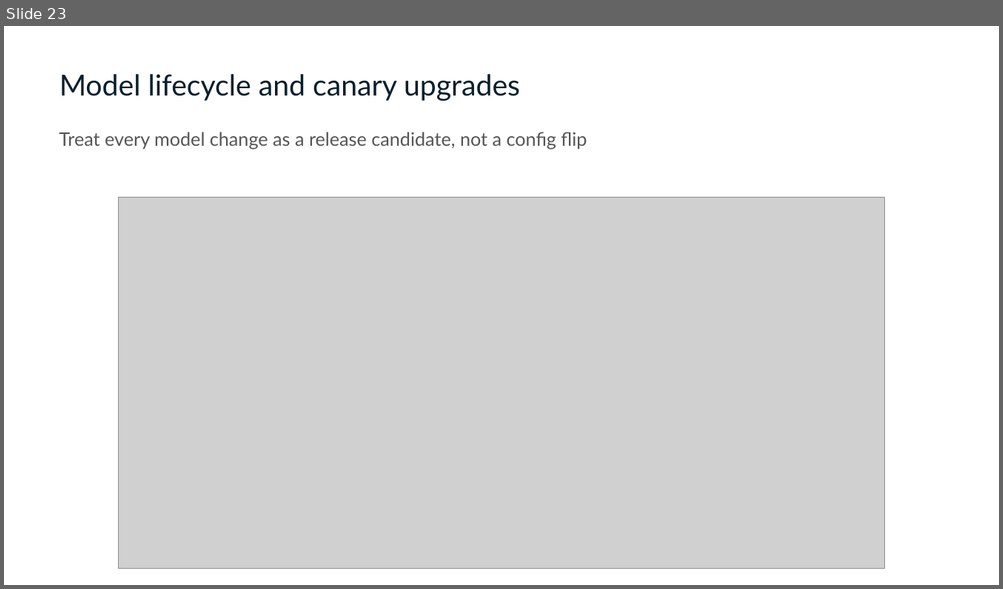
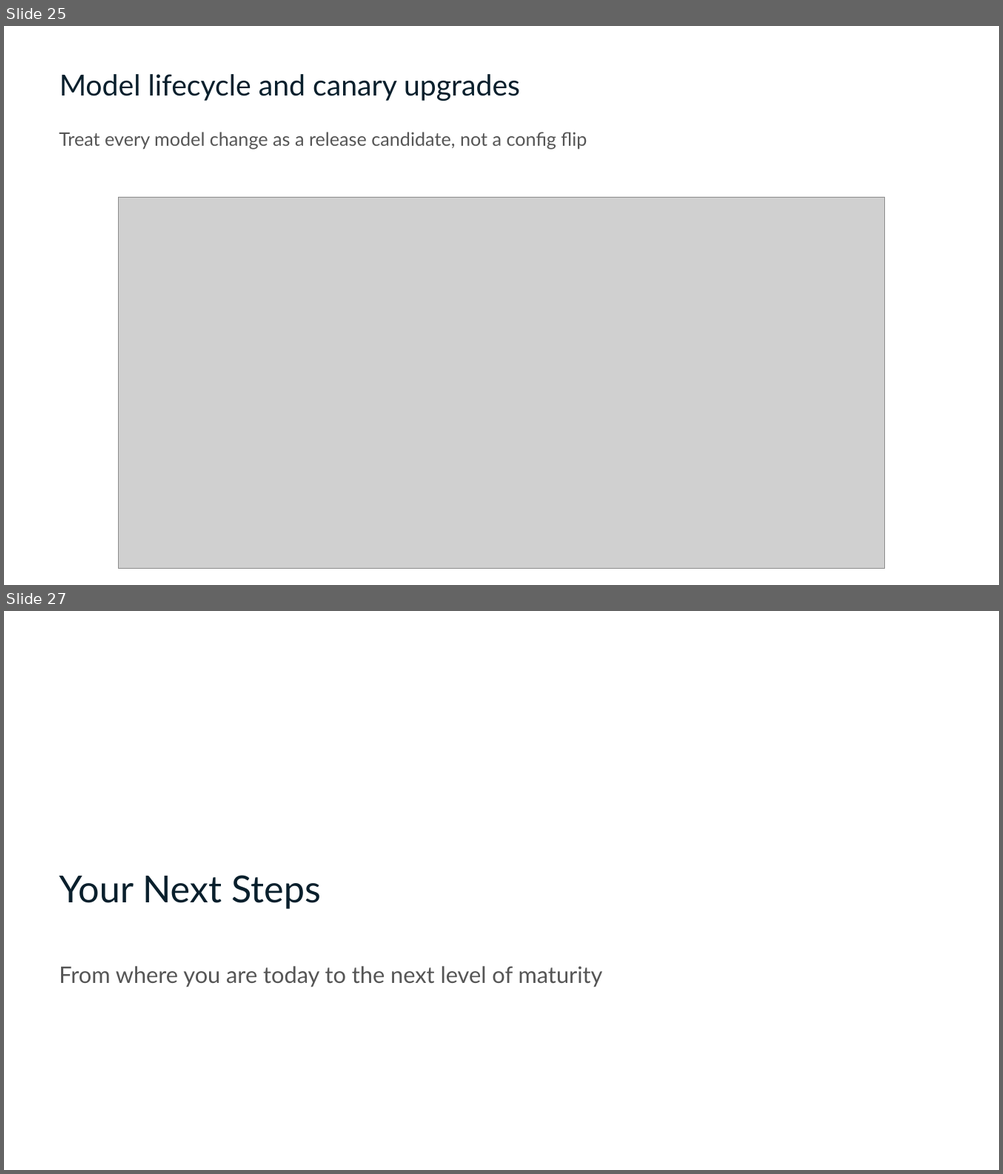
Before and after one commit to Azure/agentops-workshop, a slide deck: short/slides.pptx. Shown one above the other, each under a label of ours: slide 23 before the commit, slides 25 and 27 after it; the slides between them are not shown. The pictures are 1003x589 and 1003x1174 pixels, drawn with LibreOffice and Linux fonts; fonts in the diff are those of the drawing; grey boxes stand for pictures. Boxes give left, top, right and bottom in pixels: in the first picture for what was removed or moved away, otherwise in the second. Text is boxed around its words. In the diff, an @@ line names an element or a change of style, - is before the commit and + after.

```diff
--- a/short/slides.pptx
+++ b/short/slides.pptx
@@ slide 27 added at (4, 611, 999, 1170), background #FFFFFF @@
@@ text added at (59, 875, 321, 909), 36 pt, text #091F2C @@
+Your Next Steps
@@ text added at (59, 966, 603, 988), 22 pt, text #555555 @@
+From where you are today to the next level of maturity
@@ what was slide 23 is now slide 25 @@
```
Also in this commit, not shown: 3 slides changed, 4 other slides added, 2 slides removed, 3 other files.
